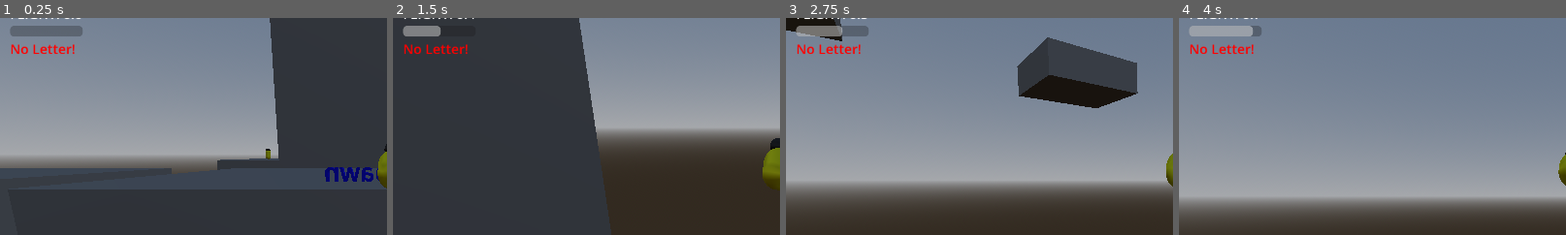
Above: before the commit, frames 1-4 (left to right).
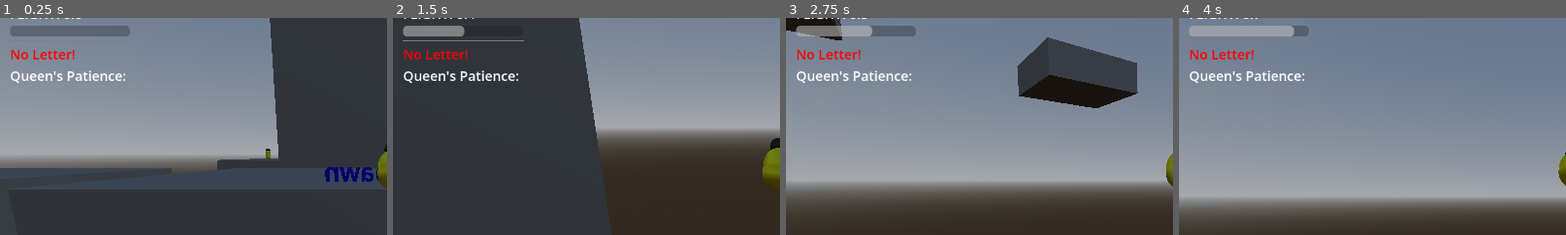
Above: after the commit, the same moments.

Repository: GunterJr/game-jam-feb
Game: Godot game, scene res://scenes/areas/movement-testing.tscn
The game is run twice, just before and just after one commit, with the same random seed, the same clock (stepped at 60 frames per second) and the same inputs. This scene is started directly instead of the project's main scene.
Inputs (mouse positions are % of the whole screen's width and height, from its top left):
- Up to frame 1 (0.25 s): no input
- Up to frame 2 (1.5 s): tap Enter (ui_accept) at 0.5 s; move the mouse to (49, 52) at 0.52 s; hold W (forward) from 0.53 s (still down); tap Shift (dash) at 0.6, 1.35 s; click (49, 52) at 0.67 s; tap Space (jump) at 0.77 s; move the mouse to (57, 51) at 1.27 s
- Up to frame 3 (2.75 s): keep holding W (forward); tap Space (jump) at 1.52 s; move the mouse to (42, 49) at 2.02 s; tap Shift (dash) at 2.1 s
- Up to frame 4 (4 s): move the mouse to (51, 50) at 2.77 s; release W (forward) at 2.78 s; hold A (left) 2.78-3.53 s; tap Shift (dash) at 2.85, 3.6 s; click (51, 50) at 2.92 s; tap Space (jump) at 3.02, 3.77 s; tap Enter (ui_accept) at 3.5 s; move the mouse to (46, 48) at 3.52 s; hold W (forward) from 3.53 s (still down)
The pictures show only the part of the screen within x 0-50%, y 5-55%; the shares and areas given below are measured in that part.

The runs differ from the first frame. In frame 1, 1.8% of the frame differs, in the area x 2-34%, y 3-30%; in frame 2, 1.7%; in frame 3, 2.1%; in frame 4, 1.9%.

Commit message:
Add GameManager
This is very buggy right now

Diff:
--- a/scenes/actors/queen-bee.tscn
+++ b/scenes/actors/queen-bee.tscn
@@ -41,6 +41,7 @@
 script = ExtResource("1_lawqd")
 
 [node name="Body" type="MeshInstance3D" parent="." unique_id=326506390]
+transform = Transform3D(1, 0, 0, 0, 1, 0, 0, 0, 1, 0, 0.29866815, 0)
 mesh = SubResource("SphereMesh_bon43")
 surface_material_override/0 = SubResource("StandardMaterial3D_lawqd")
 
@@ -50,10 +51,11 @@
 surface_material_override/0 = SubResource("StandardMaterial3D_1fefu")
 
 [node name="CollisionShape3D" type="CollisionShape3D" parent="." unique_id=794506715]
-transform = Transform3D(1, 0, 0, 0, 1, 0, 0, 0, 1, 0, 0.051319823, 0)
+transform = Transform3D(1, 0, 0, 0, 1, 0, 0, 0, 1, 0, 0.34998798, 0)
 shape = SubResource("SphereShape3D_6kwil")
 
 [node name="DeliverTrigger" type="Area3D" parent="." unique_id=1752955624]
+transform = Transform3D(1, 0, 0, 0, 1, 0, 0, 0, 1, 0, 0.29866815, 0)
 collision_mask = 2
 
 [node name="CollisionShape3D" type="CollisionShape3D" parent="DeliverTrigger" unique_id=729930832]
@@ -61,12 +63,13 @@
 shape = SubResource("BoxShape3D_cbcck")
 
 [node name="Voice" type="Label3D" parent="." unique_id=566326706]
-transform = Transform3D(1, 0, 0, 0, 1, 0, 0, 0, 1, 0, 0.5133915, 0)
+transform = Transform3D(1, 0, 0, 0, 1, 0, 0, 0, 1, 0, 0.81205964, 0)
 pixel_size = 0.003
 billboard = 1
 text = "the QUEEN"
 
 [node name="Talker" type="AudioStreamPlayer3D" parent="." unique_id=112442637]
+transform = Transform3D(1, 0, 0, 0, 1, 0, 0, 0, 1, 0, 0.29866815, 0)
 stream = SubResource("AudioStreamRandomizer_2habd")
 pitch_scale = 1.2
 bus = &"Effects"
--- a/scenes/actors/suitor-bee.tscn
+++ b/scenes/actors/suitor-bee.tscn
@@ -88,15 +88,17 @@
 surface_material_override/0 = SubResource("StandardMaterial3D_1tyor")
 
 [node name="CollisionShape3D" type="CollisionShape3D" parent="." unique_id=2059620147]
+transform = Transform3D(1, 0, 0, 0, 1, 0, 0, 0, 1, 0, 0.24356276, 0)
 shape = SubResource("CapsuleShape3D_p8kpe")
 
 [node name="Voice" type="Label3D" parent="." unique_id=165716873]
-transform = Transform3D(1, 0, 0, 0, 1, 0, 0, 0, 1, 0, 0.36995763, 0)
+transform = Transform3D(1, 0, 0, 0, 1, 0, 0, 0, 1, 0, 0.6135204, 0)
 pixel_size = 0.003
 billboard = 1
 text = "My name is awesome guy"
 
 [node name="CollectTrigger" type="Area3D" parent="." unique_id=1762402684]
+transform = Transform3D(1, 0, 0, 0, 1, 0, 0, 0, 1, 0, 0.24356276, 0)
 collision_mask = 2
 
 [node name="CollisionShape3D" type="CollisionShape3D" parent="CollectTrigger" unique_id=1332121387]
@@ -111,6 +113,7 @@
 wait_time = 5.0
 
 [node name="Talker" type="AudioStreamPlayer3D" parent="." unique_id=631773399]
+transform = Transform3D(1, 0, 0, 0, 1, 0, 0, 0, 1, 0, 0.24356276, 0)
 stream = SubResource("AudioStreamRandomizer_w738j")
 pitch_scale = 1.5
 bus = &"Effects"
--- a/scenes/misc/GameManager.tscn
+++ /dev/null
@@ -1,6 +0,0 @@
-[gd_scene format=3 uid="uid://cycqao4smfmhs"]
-
-[ext_resource type="Script" uid="uid://bpb8fdoftktjp" path="res://scripts/game_manager.gd" id="1_esxwl"]
-
-[node name="GameManager" type="Node" unique_id=1184582660]
-script = ExtResource("1_esxwl")
--- /dev/null
+++ b/scenes/misc/game-manager.tscn
@@ -0,0 +1,10 @@
+[gd_scene format=3 uid="uid://cycqao4smfmhs"]
+
+[ext_resource type="Script" uid="uid://bpb8fdoftktjp" path="res://scripts/game_manager.gd" id="1_i7op2"]
+[ext_resource type="PackedScene" uid="uid://k0xd16a348p4" path="res://scenes/actors/queen-bee.tscn" id="2_4v6at"]
+[ext_resource type="PackedScene" uid="uid://dfkgkk2hqb77" path="res://scenes/actors/suitor-bee.tscn" id="3_tilg6"]
+
+[node name="GameManager" type="Node" unique_id=1184582660]
+script = ExtResource("1_i7op2")
+queen = ExtResource("2_4v6at")
+suitor = ExtResource("3_tilg6")
--- a/scenes/misc/gui.tscn
+++ b/scenes/misc/gui.tscn
@@ -36,7 +36,15 @@
 value = 0.8
 show_percentage = false
 
+[node name="HSeparator" type="HSeparator" parent="MarginContainer/VBoxContainer" unique_id=883932475]
+layout_mode = 2
+
 [node name="LetterStatus" type="Label" parent="MarginContainer/VBoxContainer" unique_id=1735477788]
 layout_mode = 2
 theme_override_colors/font_color = Color(1, 0, 0, 1)
 text = "No Letter!"
+
+[node name="PatienceLeft" type="Label" parent="MarginContainer/VBoxContainer" unique_id=1886113228]
+layout_mode = 2
+text = "Queen's Patience: "
+metadata/_edit_use_anchors_ = true
--- /dev/null
+++ b/scenes/objects/actor-spawn.tscn
@@ -0,0 +1,6 @@
+[gd_scene format=3 uid="uid://c7rwuc6ols6vy"]
+
+[ext_resource type="Script" uid="uid://dyiotcn8ascth" path="res://scripts/actor_spawn.gd" id="1_b50vt"]
+
+[node name="ActorSpawn" type="Node3D" unique_id=2091310828]
+script = ExtResource("1_b50vt")
--- a/scenes/objects/suitor-spawn.tscn
+++ /dev/null
@@ -1,3 +0,0 @@
-[gd_scene format=3 uid="uid://c7rwuc6ols6vy"]
-
-[node name="SuitorSpawn" type="Node3D" unique_id=2091310828]
--- /dev/null
+++ b/scripts/actor_spawn.gd
@@ -0,0 +1,11 @@
+extends Node3D
+
+enum Type {
+	QUEEN,
+	SUITOR
+}
+@export var type : Type
+
+# Called when the node enters the scene tree for the first time.
+func _ready() -> void:
+	GameManager.add_spawn(self)
--- a/scripts/benson.gd
+++ b/scripts/benson.gd
@@ -34,8 +34,12 @@
 
 func _ready() -> void:
 	Input.mouse_mode = Input.MOUSE_MODE_CAPTURED
+	up_direction = Vector3.UP
 	respawn()
-	up_direction = Vector3.UP
+	# TODO: this is not very smart... we wait to make sure all the spawnpoints
+	# for actors have initialized
+	await get_tree().create_timer(5).timeout
+	GameManager.new_route()
 
 func _physics_process(delta: float) -> void:
 
--- a/scripts/game_manager.gd
+++ b/scripts/game_manager.gd
@@ -1,3 +1,51 @@
 extends Node
 
 # TODO: this will handle logic for spawn points, timers, anything game related
+
+## Time remaining to deliver the current letter. Rate of change increases as the
+## game progresses.
+var patience : float = 30
+var timing : bool = false
+
+var curr_queen : StaticBody3D
+var curr_suitor : StaticBody3D
+
+@export var queen : PackedScene
+@export var suitor : PackedScene
+
+var queen_spawns : Array[Node3D]
+var suitor_spawns : Array[Node3D]
+
+## Adds given spawnpoint Node3D into pool.
+func add_spawn(spawnpoint : Node3D):
+	if spawnpoint.type == spawnpoint.Type.QUEEN:
+		queen_spawns.append(spawnpoint)
+	elif spawnpoint.type == spawnpoint.Type.SUITOR:
+		suitor_spawns.append(spawnpoint)
+
+## Spawns a queen and a suitor, removing the old ones. This crashes if there
+## are no spawnpoints in the arrays!
+func new_route():
+	timing = true
+	print("generating new route")
+	# TODO: these queue_frees() should actually be calls to something like
+	# fly_away() on the actors.
+	if curr_queen:
+		curr_queen.queue_free()
+	curr_queen = queen.instantiate()
+	get_tree().root.add_child(curr_queen)
+	# TODO: do not include last spawn in the picking
+	curr_queen.position = queen_spawns.pick_random().position
+	print("made queen at ", curr_queen.position, curr_queen.get_parent())
+
+	if curr_suitor:
+		curr_suitor.queue_free()
+	curr_suitor = suitor.instantiate()
+	get_tree().root.add_child(curr_suitor)
+	curr_suitor.position = suitor_spawns.pick_random().position
+	print("made suitor at ", curr_suitor.position)
+
+func _process(delta: float) -> void:
+	if not timing: return
+	patience -= delta
+	GUI.update_patience(patience)
--- a/scripts/gui.gd
+++ b/scripts/gui.gd
@@ -3,6 +3,7 @@
 @onready var flight_remaining: Label = $MarginContainer/VBoxContainer/FlightRemaining
 @onready var letter_status: Label = $MarginContainer/VBoxContainer/LetterStatus
 @onready var flight_bar: ProgressBar = $MarginContainer/VBoxContainer/FlightBar
+@onready var patience_left: Label = $MarginContainer/VBoxContainer/PatienceLeft
 
 ## Really, this should not be stored in a GUI singleton, it probably should be
 ## some other autoload for game state. Oh well.
@@ -10,6 +11,11 @@
 	set(input):
 		has_letter = input
 		letter_label(input)
+
+func update_patience(new: float):
+	new = roundf(new)
+	var out : String = "Queen's Patience: " + str(new)
+	patience_left.text = out
 
 func update_flight(new: float):
 	new = snappedf(new, 0.1)
--- a/scripts/queen_bee.gd
+++ b/scripts/queen_bee.gd
@@ -32,6 +32,9 @@
 		return
 	print("Letter sent!")
 	var phrase : String = comments[randi_range(0, comments.size() - 1)]
+	# TODO: scrolling text
 	speak(phrase)
-	# TODO: scrolling text
 	GUI.has_letter = false
+	GameManager.patience += 20.0
+	await get_tree().create_timer(2).timeout
+	GameManager.new_route()
Not shown, added: scripts/actor_spawn.gd.uid
